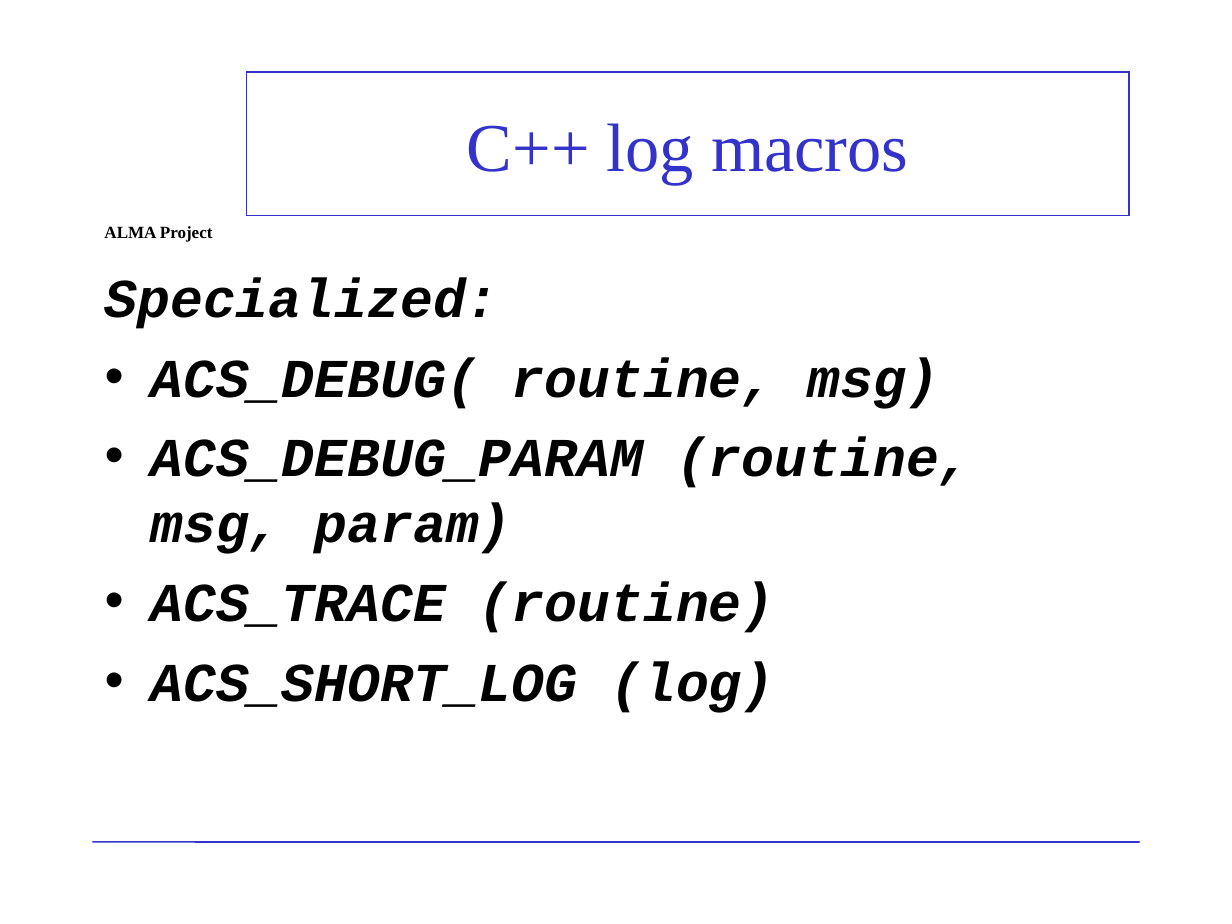
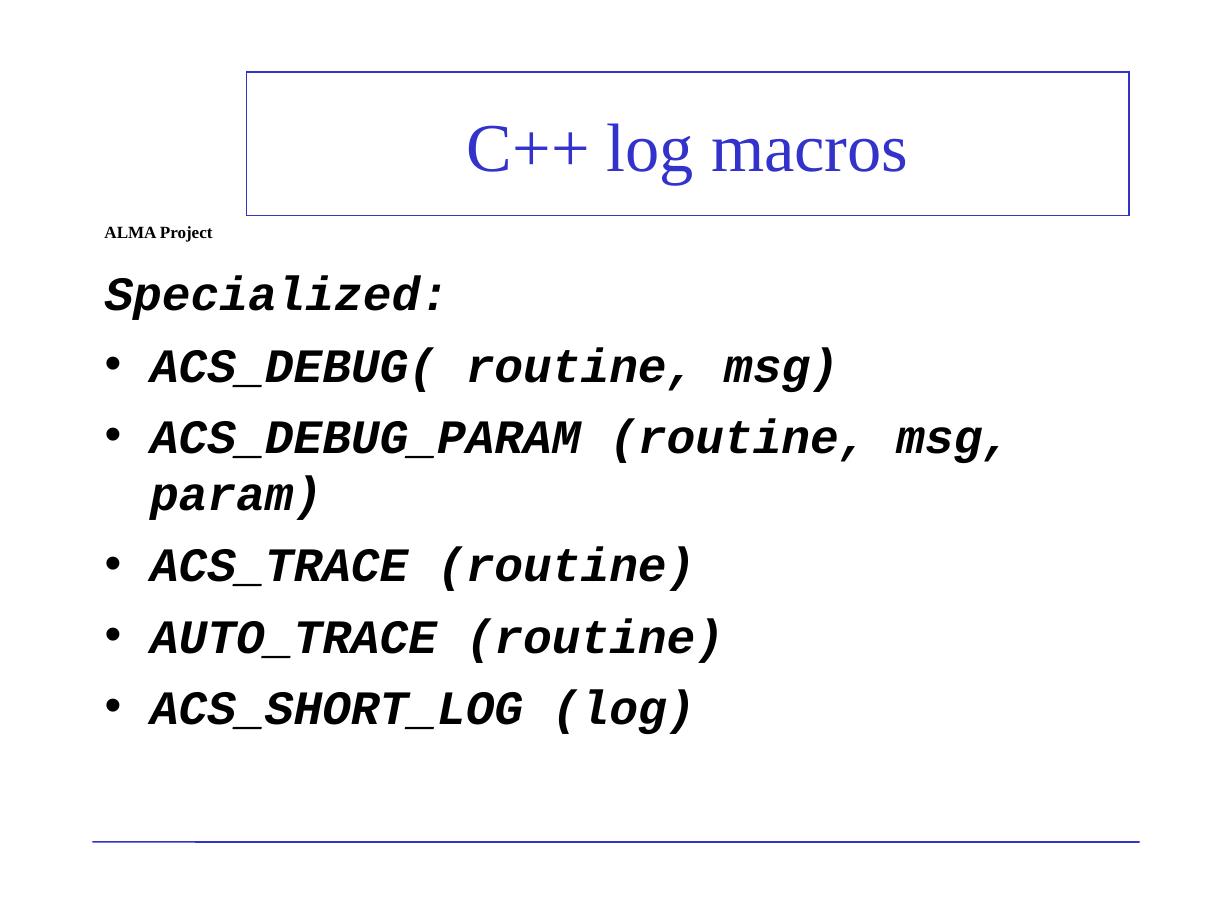
Before and after one commit to ACS-Community/ACS, a slide deck: slide 7 of Documents/ACS-Course/ACSCourse-LoggingCPPJava.ppt. Drawn at 1232x924 pixels with LibreOffice and Linux fonts; fonts in the diff are those of the drawing; background and template pictures are left out. Boxes give left, top, right and bottom in pixels: in the first picture for what was removed or moved away, otherwise in the second. Text is boxed around its words. In the diff, an @@ line names an element or a change of style, - is before the commit and + after.

```diff
--- a/Documents/ACS-Course/ACSCourse-LoggingCPPJava.ppt
+++ b/Documents/ACS-Course/ACSCourse-LoggingCPPJava.ppt
@@ text at (x1=105, y1=276, x2=1011, y2=734): size 32 to 28 pt in "Specialized:", "ACS_DEBUG( routine, msg)", "ACS_DEBUG_PARAM (routine, msg, param)", "ACS_TRACE (routine)" and 1 more places @@
@@ text at (x1=150, y1=618, x2=724, y2=663): paragraph added @@
+• AUTO_TRACE (routine)
```
Also in this commit, not shown: 6 other slides changed, 1 other file.
